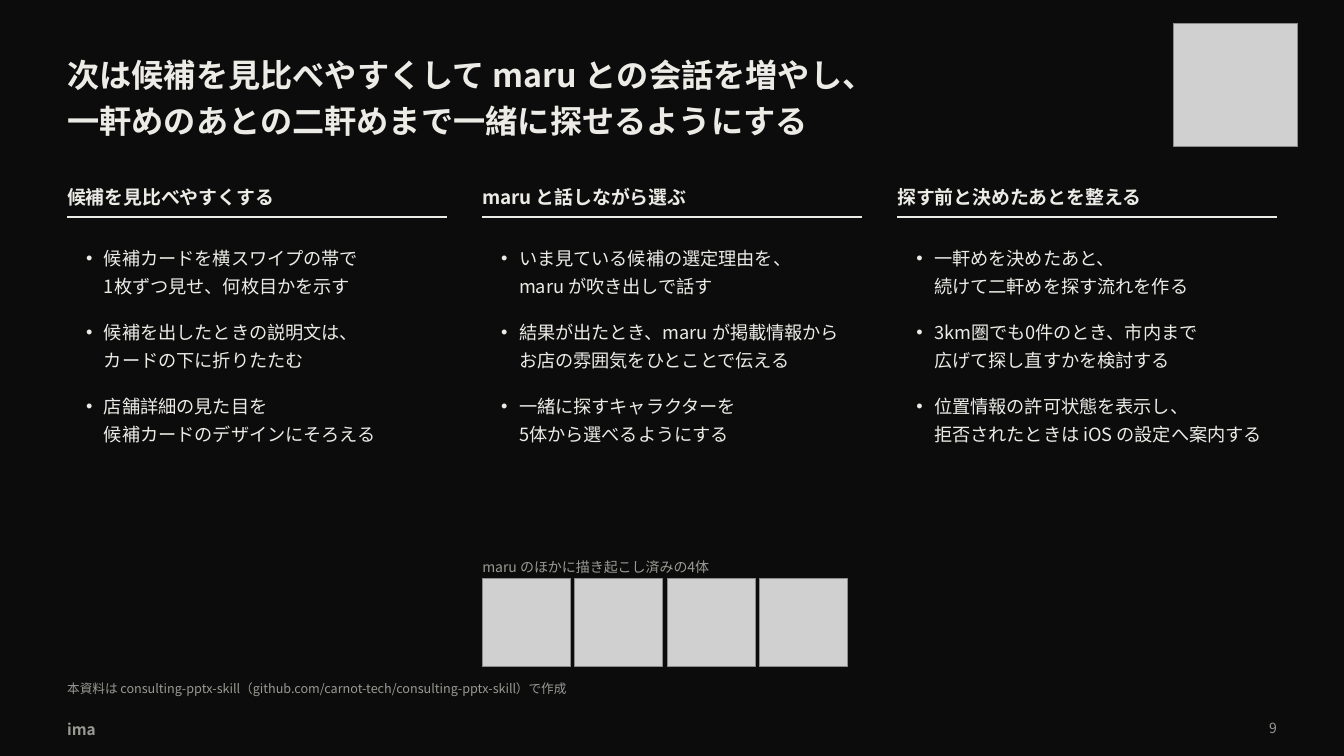
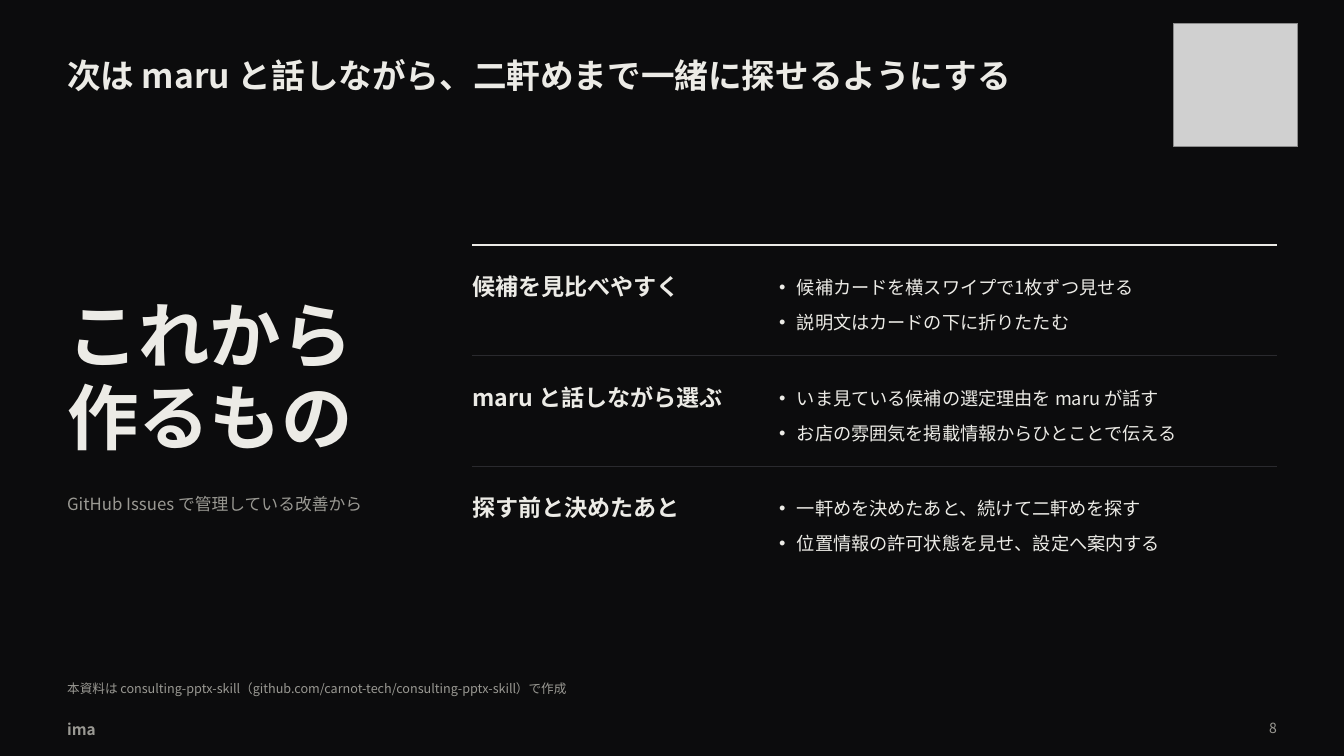
Before and after one commit to takapom/ima-app, a slide deck: slide 9 of docs/pitch/ima-pitch.pptx (slide 10 before the commit). Drawn at 1344x756 pixels with LibreOffice and Linux fonts; fonts in the diff are those of the drawing; grey boxes stand for pictures. Boxes give left, top, right and bottom in pixels: in the first picture for what was removed or moved away, otherwise in the second. Text is boxed around its words. In the diff, an @@ line names an element or a change of style, - is before the commit and + after.

```diff
--- a/docs/pitch/ima-pitch.pptx
+++ b/docs/pitch/ima-pitch.pptx
@@ text at bbox=[67, 59, 1011, 91]: text changed; size 23 to 24 pt @@
-次は候補を見比べやすくして maru との会話を増やし、
-一軒めのあとの二軒めまで一緒に探せるようにする
+次は maru と話しながら、二軒めまで一緒に探せるようにする
@@ line removed from (68, 218) to (447, 218) @@
@@ line removed from (482, 218) to (862, 218) @@
@@ line removed from (897, 218) to (1277, 218) @@
@@ line added from (473, 245) to (1277, 245), #ECEBE6 1.5 pt @@
@@ text at bbox=[472, 275, 679, 297]: text changed; size 13.5 to 16.5 pt @@
-候補を見比べやすくする
+候補を見比べやすく
@@ text at bbox=[797, 278, 1134, 296]: text changed @@
-• 候補カードを横スワイプの帯で
-  1枚ずつ見せ、何枚目かを示す
+• 候補カードを横スワイプで1枚ずつ見せる
@@ text added at bbox=[67, 304, 353, 451], 51 pt, text #ECEBE6, bold @@
+これから
+作るもの
@@ text removed at bbox=[519, 323, 839, 369] @@
-• 結果が出たとき、maru が掲載情報から
-  お店の雰囲気をひとことで伝える
@@ text at bbox=[797, 313, 1069, 331]: text changed @@
-• 候補を出したときの説明文は、
-  カードの下に折りたたむ
+• 説明文はカードの下に折りたたむ
@@ text removed at bbox=[934, 323, 1198, 369] @@
-• 3km圏でも0件のとき、市内まで
-  広げて探し直すかを検討する
@@ line added from (473, 356) to (1277, 356), #2A2A2E 0.75 pt @@
@@ text "maru と話しながら選ぶ": place and size @@
-text "maru と話しながら選ぶ" at bbox=[482, 188, 686, 206]
+text "maru と話しながら選ぶ" at bbox=[472, 386, 722, 408]
@@ text "maru と話しながら選ぶ" at bbox=[472, 386, 722, 408]: size 13.5 to 16.5 pt; line spacing 20.2pt to 23.1pt @@
@@ text at bbox=[797, 389, 1158, 407]: text changed @@
-• いま見ている候補の選定理由を、
-  maru が吹き出しで話す
+• いま見ている候補の選定理由を maru が話す
@@ text removed at bbox=[104, 397, 375, 443] @@
-• 店舗詳細の見た目を
-  候補カードのデザインにそろえる
@@ text removed at bbox=[519, 397, 736, 443] @@
-• 一緒に探すキャラクターを
-  5体から選べるようにする
@@ text added at bbox=[797, 424, 1177, 442], 13 pt, text #ECEBE6 @@
+• お店の雰囲気を掲載情報からひとことで伝える
@@ line added from (473, 467) to (1277, 467), #2A2A2E 0.75 pt @@
@@ text added at bbox=[67, 496, 362, 512], 12 pt, text #9A9993 @@
+GitHub Issues で管理している改善から
@@ text at bbox=[472, 496, 679, 518]: text changed; size 13.5 to 16.5 pt @@
-探す前と決めたあとを整える
+探す前と決めたあと
@@ text at bbox=[797, 499, 1141, 517]: text changed @@
-• 一軒めを決めたあと、
-  続けて二軒めを探す流れを作る
+• 一軒めを決めたあと、続けて二軒めを探す
@@ text at bbox=[797, 534, 1160, 552]: text changed @@
-• 位置情報の許可状態を表示し、
-  拒否されたときは iOS の設定へ案内する
+• 位置情報の許可状態を見せ、設定へ案内する
@@ text removed at bbox=[482, 560, 709, 573] @@
-maru のほかに描き起こし済みの4体
@@ picture removed at bbox=[482, 579, 571, 667] @@
@@ picture removed at bbox=[575, 579, 663, 667] @@
@@ picture removed at bbox=[667, 579, 756, 667] @@
@@ picture removed at bbox=[759, 579, 848, 667] @@
```
Also in this commit, not shown: 7 other slides changed, 1 slide removed, 13 other files.
